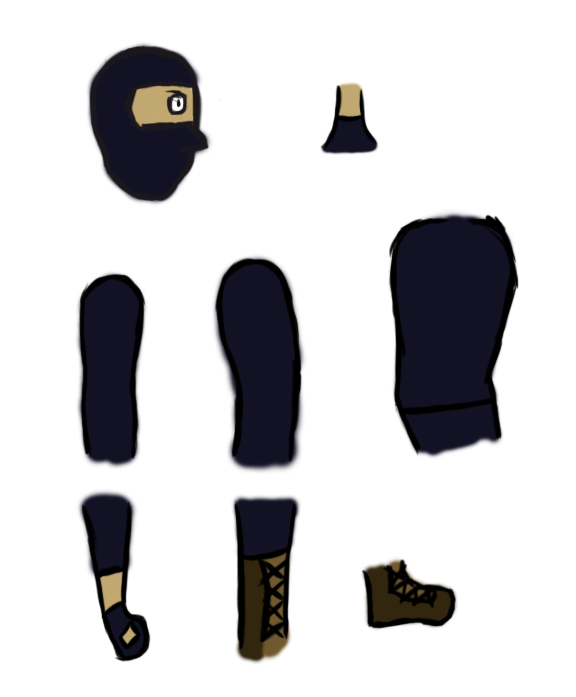
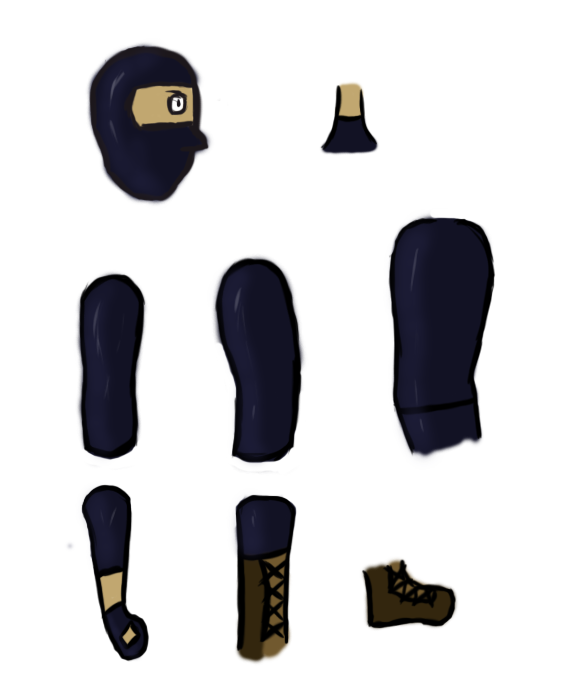
Two versions of the same layered image (576x697). Layer-by-layer changes:
added layer "Layer 21" (51%) above "Layer 20" over (92, 69, 424, 529)
added layer "Layer 20" (55%) above "Torso" over (65, 41, 446, 662)
painted on "Layer 18" over (388, 214, 520, 457)
painted on "Layer 19" over (387, 209, 518, 460)
painted on "Layer 14" over (233, 494, 298, 652)
painted on "Layer 15" over (229, 493, 302, 575)
painted on "Layer 12" over (287, 446, 295, 463)
painted on "Layer 13" over (215, 341, 306, 474)
painted on "Layer 10" over (81, 484, 151, 662)
painted on "Layer 11" over (76, 485, 138, 581)
painted on "Layer 8" over (83, 433, 138, 460)
painted on "Layer 9" over (81, 438, 141, 469)
